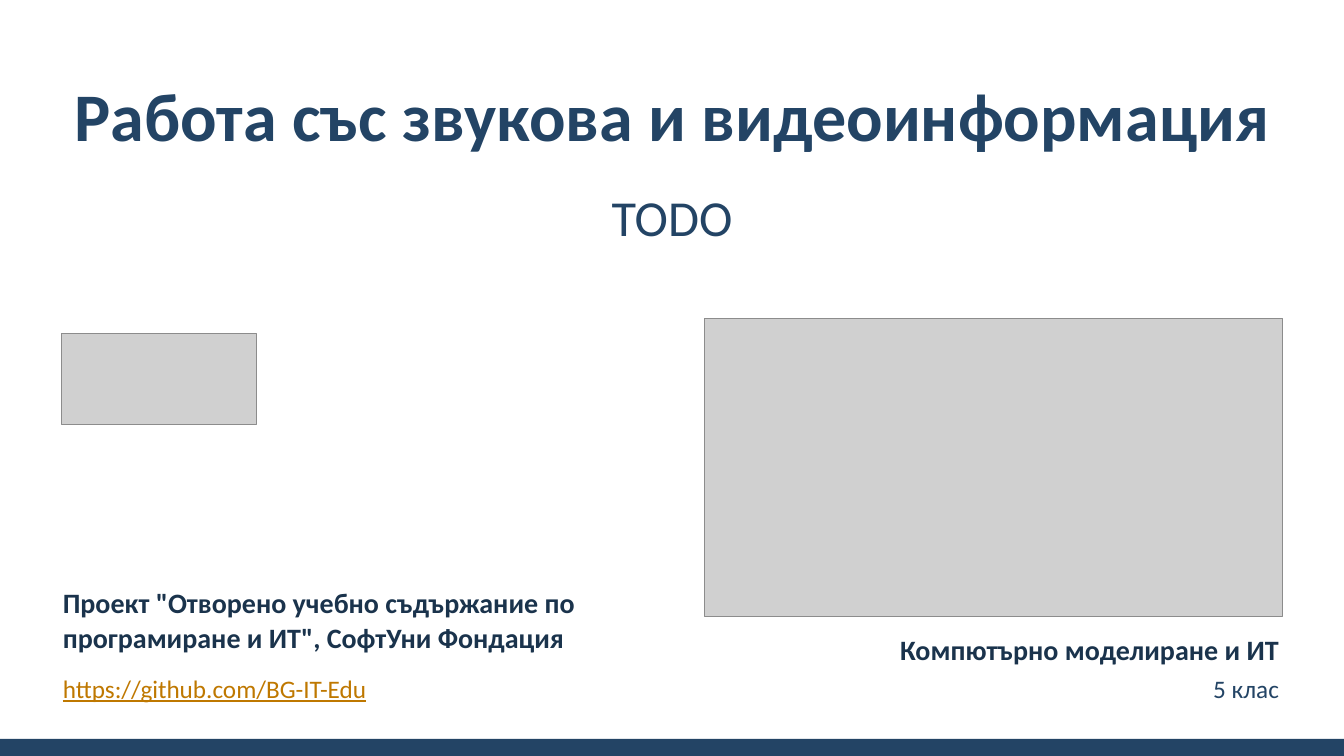
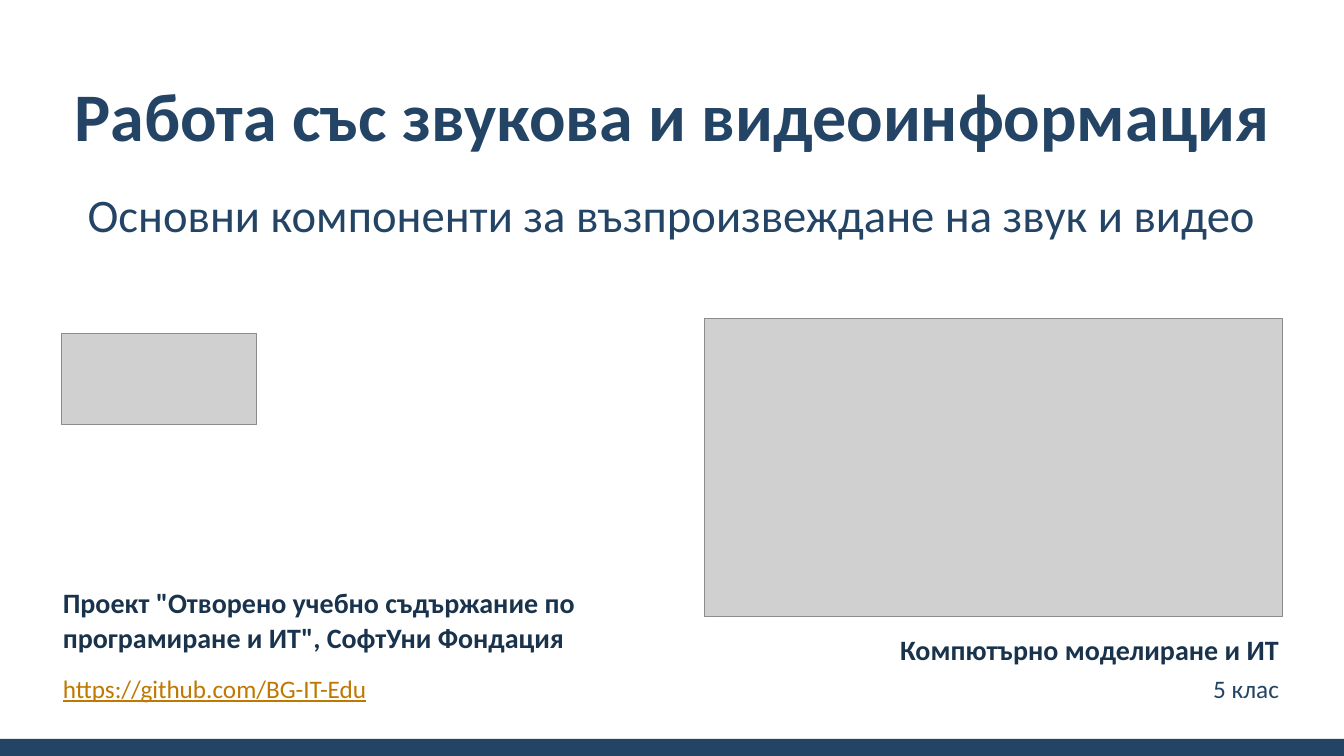
Before and after one commit to BG-IT-Edu/School-Programming, a slide deck: slide 1 of Courses/Computer-Modeling-and-IT/Computer-Modeling-and-IT-5-Class/10-Working-With-Sound-and-Video-Information/10-Working-With-Sound-and-Video-Information.pptx. Drawn at 1344x756 pixels with LibreOffice and Linux fonts; fonts in the diff are those of the drawing; grey boxes stand for pictures; background and template pictures are left out. Boxes give left, top, right and bottom in pixels: in the first picture for what was removed or moved away, otherwise in the second. Text is boxed around its words. In the diff, an @@ line names an element or a change of style, - is before the commit and + after.

```diff
--- a/Courses/Computer-Modeling-and-IT/Computer-Modeling-and-IT-5-Class/10-Working-With-Sound-and-Video-Information/10-Working-With-Sound-and-Video-Information.pptx
+++ b/Courses/Computer-Modeling-and-IT/Computer-Modeling-and-IT-5-Class/10-Working-With-Sound-and-Video-Information/10-Working-With-Sound-and-Video-Information.pptx
@@ subtitle at (88, 201, 1255, 240): text changed; size 36 to 33.3 pt @@
-TODO
+Основни компоненти за възпроизвеждане на звук и видео
```
Also in this commit, not shown: 4 other slides changed, 5 slides added, 3 other files.
